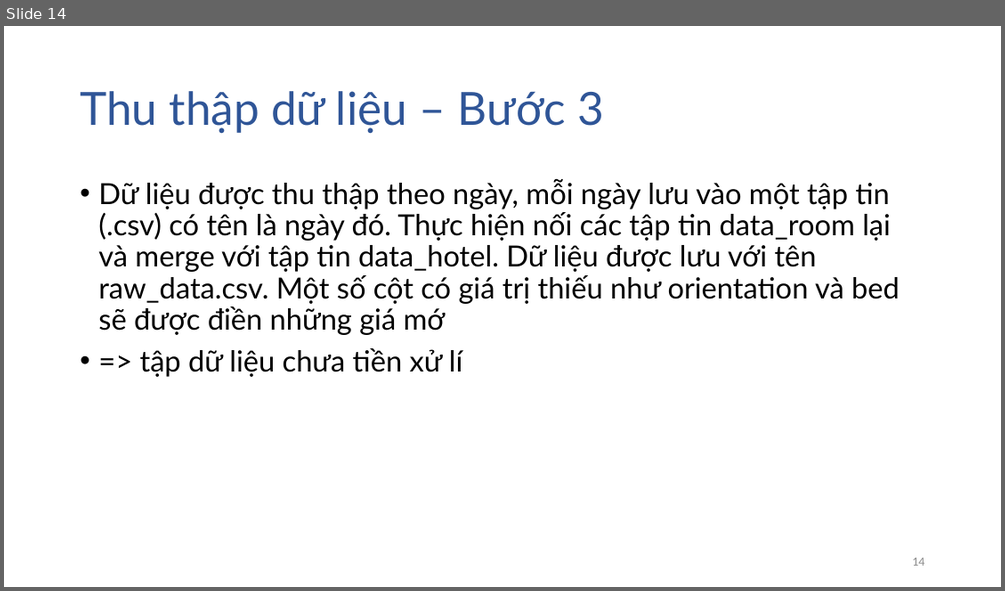
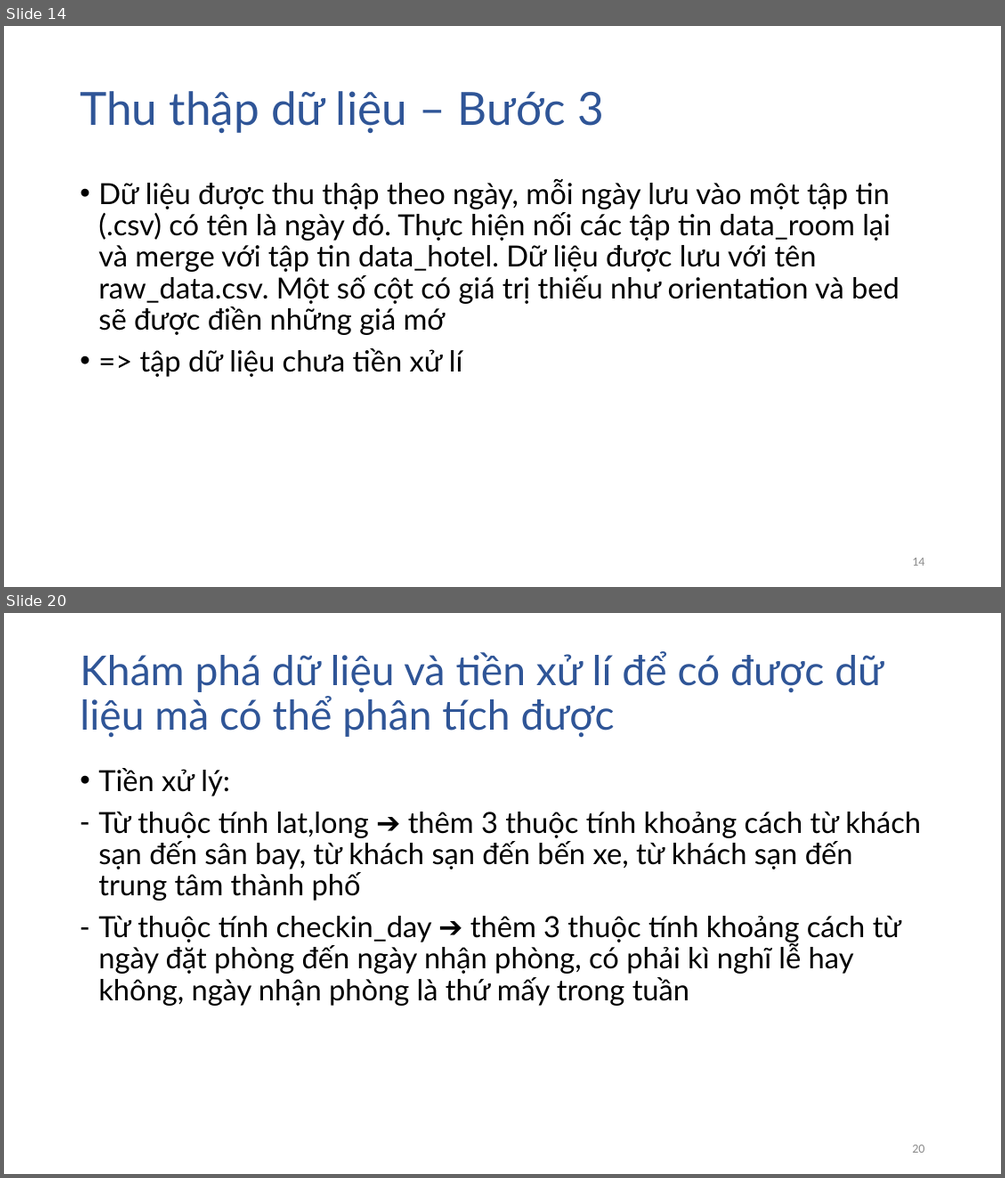
Before and after one commit to dtphat97/DataScienceFinal, a slide deck: Slide.pptx. Shown one above the other, each under a label of ours: slide 14 before the commit, slides 14 and 20 after it; the slides between them are not shown. The pictures are 1005x591 and 1005x1178 pixels, drawn with LibreOffice and Linux fonts; fonts in the diff are those of the drawing. Boxes give left, top, right and bottom in pixels: in the first picture for what was removed or moved away, otherwise in the second. Text is boxed around its words. In the diff, an @@ line names an element or a change of style, - is before the commit and + after.

```diff
--- a/Slide.pptx
+++ b/Slide.pptx
@@ slide 20 added at box(4, 613, 1001, 1174), background #FFFFFF @@
@@ title added at box(80, 651, 883, 738), 39.6 pt, text #2F5597 @@
+Khám phá dữ liệu và tiền xử lí để có được dữ liệu mà có thể phân tích được
@@ text added at box(98, 768, 921, 1005), 28 pt, text #000000 @@
+• Tiền xử lý:
+– Từ thuộc tính lat,long ➔ thêm 3 thuộc tính khoảng cách từ khách sạn đến sân bay, từ khách sạn đến bến xe, từ khách sạn đến trung tâm thành phố
+– Từ thuộc tính checkin_day ➔ thêm 3 thuộc tính khoảng cách từ ngày đặt phòng đến ngày nhận phòng, có phải kì nghĩ lễ hay không, ngày nhận phòng là thứ mấy trong tuần
@@ page number added at box(912, 1144, 924, 1152), 12 pt, text #8C8C8C @@
+20
```
Also in this commit, not shown: 6 slides changed, 11 other slides added.
